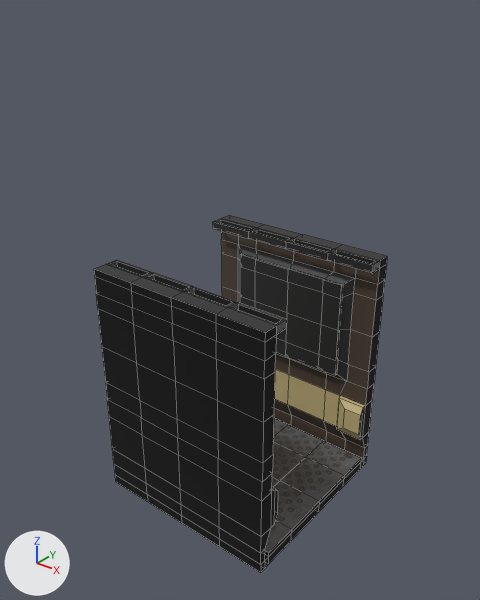
A saved change to the Blender file Assets/Models and Textures/WallDouble.blend.
The view is the same before and after, from a 50 mm lens placed at (7.32, -9.26, 9.92), pointed at (0.0, -0.12, 4.25). The lights are fixed; the arrows at lower left show +X, +Y and +Z. The picture after the commit comes second. Mesh edges are drawn as thin lines.

Names of what the first picture shows: 'Floor'.
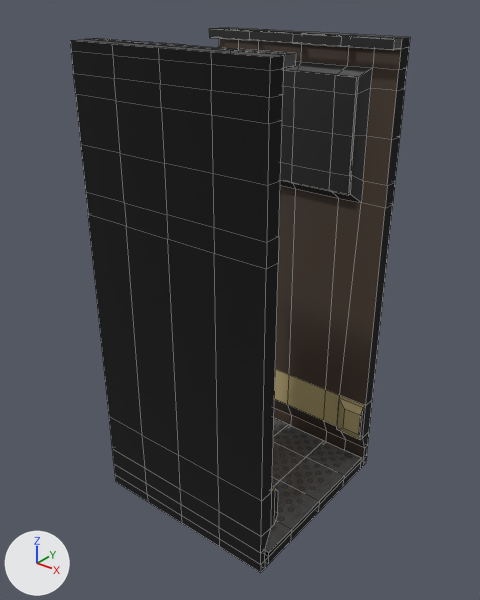
Location of each change, [x1, y1, x2, y2] in pixels of the pictures (480 x 600 px; the box of a moved part takes in the faces that stretch with it):
'Floor', reshaped (16% wider, 52% taller)
    before: [94, 215, 387, 573]
    after: [70, 27, 410, 573]
part 1 of me_cube_001, moved or reshaped
    before: [94, 260, 287, 501]
    after: [70, 38, 296, 501]
part 2 of me_cube_001, moved or reshaped
    before: [213, 215, 387, 406]
    after: [209, 27, 410, 406]

What the commit changed:
me_cube_001 is used by ob_floor; location (0.0, 0.0, 0.0).
me_cube_001 had 542 vertices, 550 faces and spanned x -2.0..2.0, y -2.0..2.0, z -0.1..5.0.
me_cube_001 now has 542 vertices, 550 faces and spans x -2.0..2.0, y -2.0..2.0, z -0.1..9.0.
me_cube_001 part 1: all 158 vertices in x -2.0..2.0, y -2.0..-1.42, z 2.06..5.0 are moved by (0.0, 0.0, 4.0).
me_cube_001 part 2: all 158 vertices in x -2.0..2.0, y 1.42..2.0, z 2.06..5.0 are moved by (0.0, 0.0, 4.0).
